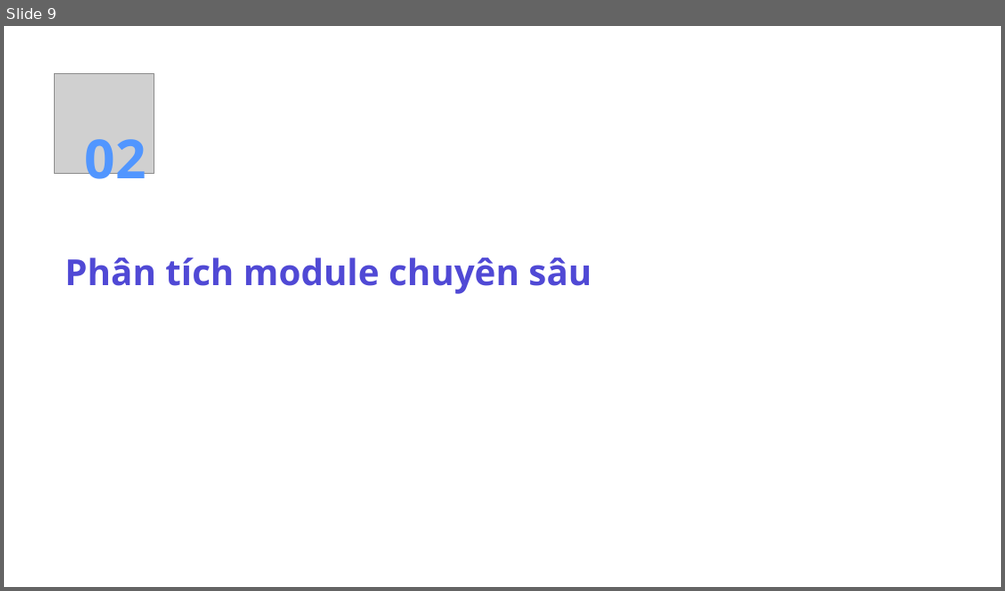
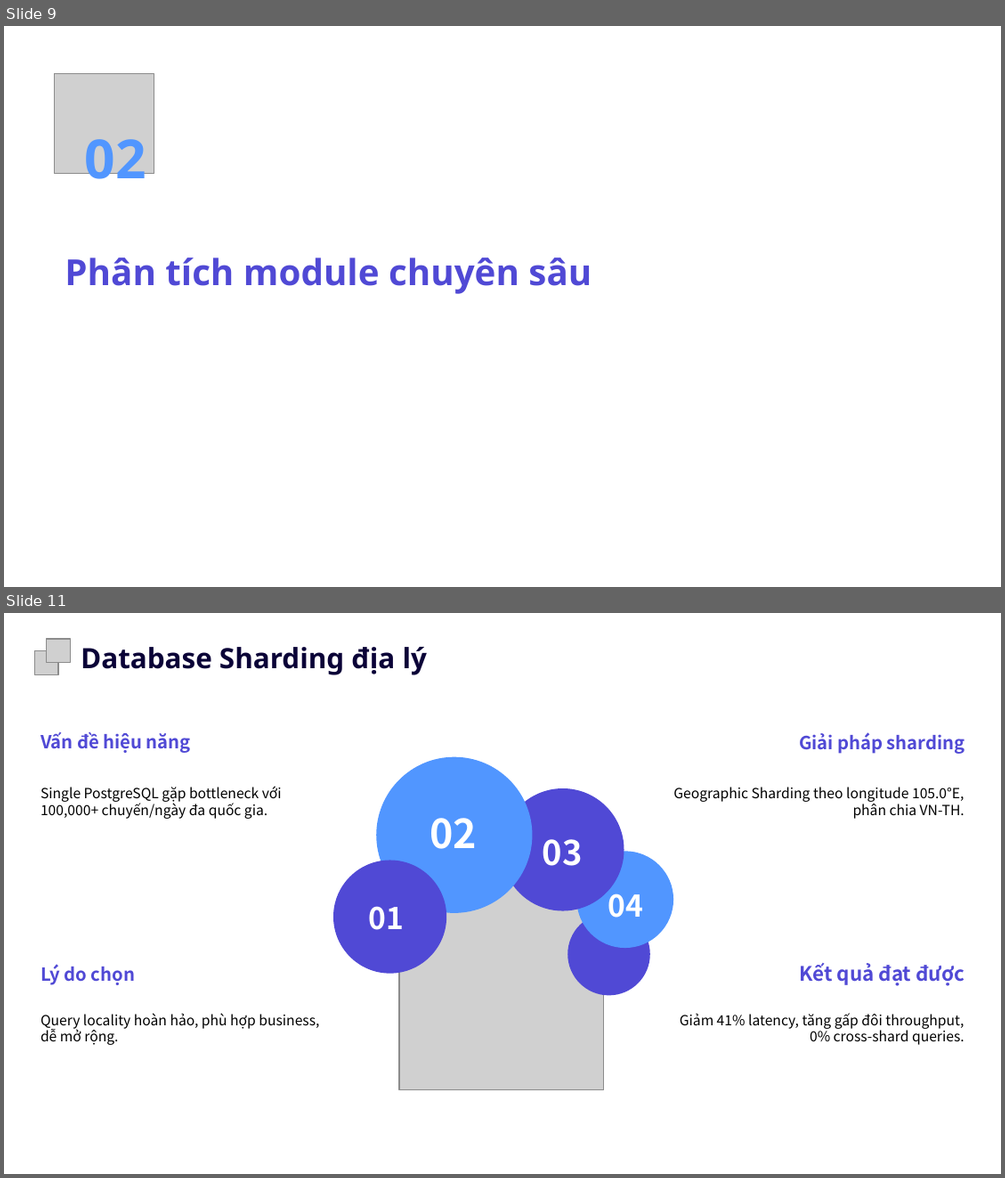
Before and after one commit to octguy/uit-go, a slide deck: docs/uit-go-report-slide.pptx. Shown one above the other, each under a label of ours: slide 9 before the commit, slides 9 and 11 after it; the slides between them are not shown. The pictures are 1005x591 and 1005x1178 pixels, drawn with LibreOffice and Linux fonts; fonts in the diff are those of the drawing; grey boxes stand for pictures; background and template pictures are left out. Boxes give left, top, right and bottom in pixels: in the first picture for what was removed or moved away, otherwise in the second. Text is boxed around its words. In the diff, an @@ line names an element or a change of style, - is before the commit and + after.

```diff
--- a/docs/uit-go-report-slide.pptx
+++ b/docs/uit-go-report-slide.pptx
@@ slide 11 added at (x1=4, y1=613, x2=1001, y2=1174), background picture (left out) @@
@@ freeform shape added at (x1=16, y1=622, x2=989, y2=1165), fill #FFFFFF at 38% opacity, outline #FFFFFF 0.75 pt @@
@@ picture added at (x1=47, y1=639, x2=71, y2=663) @@
@@ picture added at (x1=35, y1=651, x2=59, y2=674) @@
@@ text added at (x1=81, y1=647, x2=427, y2=675), 20.2 pt, text #0A0237, bold @@
+Database Sharding địa lý
@@ text added at (x1=40, y1=732, x2=191, y2=753), 13 pt, text #5049D5, bold @@
+Vấn đề hiệu năng
@@ text added at (x1=799, y1=732, x2=965, y2=754), 13 pt, text #5049D5, bold @@
+Giải pháp sharding
@@ freeform shape added at (x1=376, y1=756, x2=531, y2=912), fill #5196FF @@
@@ text added at (x1=40, y1=786, x2=282, y2=819), 10.1 pt, text #000000 @@
+Single PostgreSQL gặp bottleneck với 100,000+ chuyến/ngày đa quốc gia.
@@ freeform shape added at (x1=502, y1=788, x2=624, y2=911), fill #5049D5 @@
@@ text added at (x1=673, y1=787, x2=964, y2=819), 10.1 pt, text #000000 @@
+Geographic Sharding theo longitude 105.0°E, phân chia VN-TH.
@@ text added at (x1=429, y1=818, x2=477, y2=849), 28.8 pt, text #FFFFFF, bold @@
+02
@@ picture added at (x1=399, y1=852, x2=603, y2=1089) @@
@@ text added at (x1=542, y1=839, x2=582, y2=866), 24.5 pt, text #FFFFFF, bold @@
+03
@@ freeform shape added at (x1=576, y1=852, x2=673, y2=948), fill #5196FF @@
@@ freeform shape added at (x1=333, y1=860, x2=446, y2=973), fill #5049D5 @@
@@ text added at (x1=369, y1=906, x2=404, y2=930), 21.6 pt, text #FFFFFF, bold @@
+01
@@ text added at (x1=608, y1=886, x2=644, y2=917), 21.6 pt, text #FFFFFF, bold @@
+04
@@ freeform shape added at (x1=567, y1=913, x2=650, y2=996), fill #5049D5 @@
@@ text added at (x1=40, y1=964, x2=135, y2=985), 13 pt, text #5049D5, bold @@
+Lý do chọn
@@ text added at (x1=799, y1=963, x2=964, y2=985), 14.4 pt, text #5049D5, bold @@
+Kết quả đạt được
@@ text added at (x1=40, y1=1013, x2=319, y2=1045), 10.1 pt, text #000000 @@
+Query locality hoàn hảo, phù hợp business, dễ mở rộng.
@@ text added at (x1=680, y1=1013, x2=964, y2=1045), 10.1 pt, text #000000 @@
+Giảm 41% latency, tăng gấp đôi throughput, 0% cross-shard queries.
```
Also in this commit, not shown: 19 other slides added, 5 slides removed, 2 other files.
